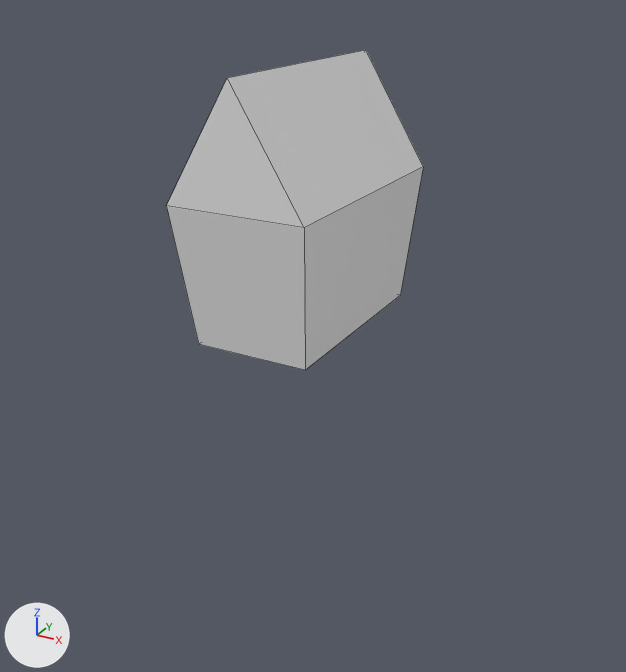
The Blender file Landscape.blend as it was, and as the next commit left it.
One viewpoint serves both versions: a 50 mm lens placed at (5.8, -10.34, 3.91), pointed at (0.14, -0.06, -1.23). Lighting does not change. The marker at lower left points along +X, +Y and +Z. Mesh edges are drawn as thin lines.
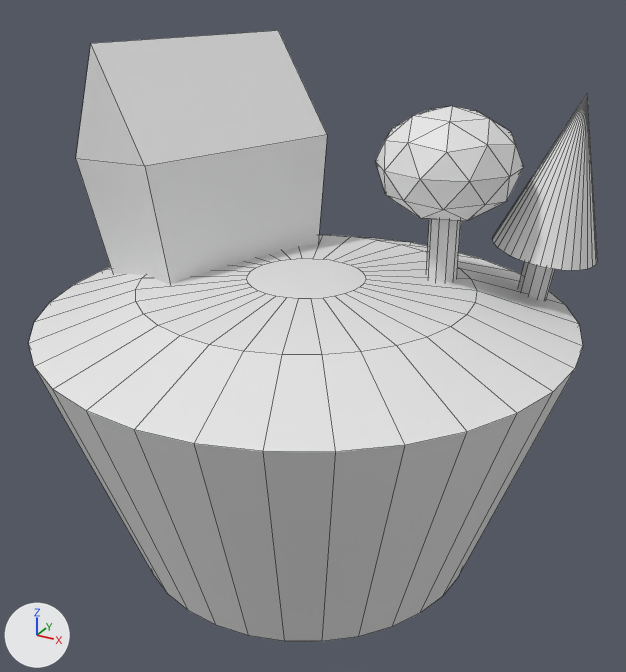
Commit message: Adding Base and Trees

Boxes (x1, y1, x2, y2) around the edits, measured in the pictures (626 x 672 px):
'Ground', added
    after: (28, 235, 583, 641)
'Cube', moved, turned, rescaled
    before: (167, 50, 423, 370)
    after: (76, 31, 327, 284)
'Tree', added
    after: (375, 106, 524, 282)
'Fir', added
    after: (493, 94, 598, 300)

Edits to the bpy script that builds the scene:
```text
Add me_cylinder_002:
    me_cylinder_002.from_pydata(...)  # a 10-sided cylinder along z spanning x -0.95..0.95, y -1.0..1.0, z -1.0..1.0; a 32-sided cone pointing to +z spanning x -3.42..3.42, y -3.42..3.42, z 0.64..2.91
Add me_cylinder_001:
    me_cylinder_001.from_pydata(...)  # a 10-sided cylinder along z spanning x -0.95..0.95, y -1.0..1.0, z -1.0..1.0; an icosphere of 80 faces spanning x -4.34..4.34, y -4.57..4.57, z 0.69..2.28
Add me_cylinder:
    me_cylinder.from_pydata(...)  # 128 vertices, 98 faces; spans x -1.0..1.0, y -1.0..1.0, z -2.33..2.03
Change ob_cube:
    ob_cube.location: (0.0, 0.0, 0.0) -> (-2.08, 0.65, 0.2)
    ob_cube.rotation_euler: (0.0, 0.0, 0.0) -> (0.0, -0.11, -0.338)  # degrees (0, 0, 0) -> degrees (0, -6.3, -19)
    ob_cube.scale: (1.0, 1.82, 1.0) -> (1.0, 1.67, 0.994)
Add ob_fir:
    ob_fir = bpy.data.objects.new('Fir', me_cylinder_002)
    ob_fir.location = (2.79, 2.02, -0.68)
    ob_fir.rotation_euler = (0.0, 0.149, 0.0)  # degrees (0, 8.5, 0)
    ob_fir.scale = (-0.225, -0.225, 1.0)
Add ob_tree:
    ob_tree = bpy.data.objects.new('Tree', me_cylinder_001)
    ob_tree.location = (1.63, 1.17, -0.25)
    ob_tree.scale = (-0.225, -0.225, 1.0)
Add ob_ground:
    ob_ground = bpy.data.objects.new('Ground', me_cylinder)
    ob_ground.location = (0.0, 0.0, -2.39)
    ob_ground.scale = (3.92, 3.92, 1.0)
```
